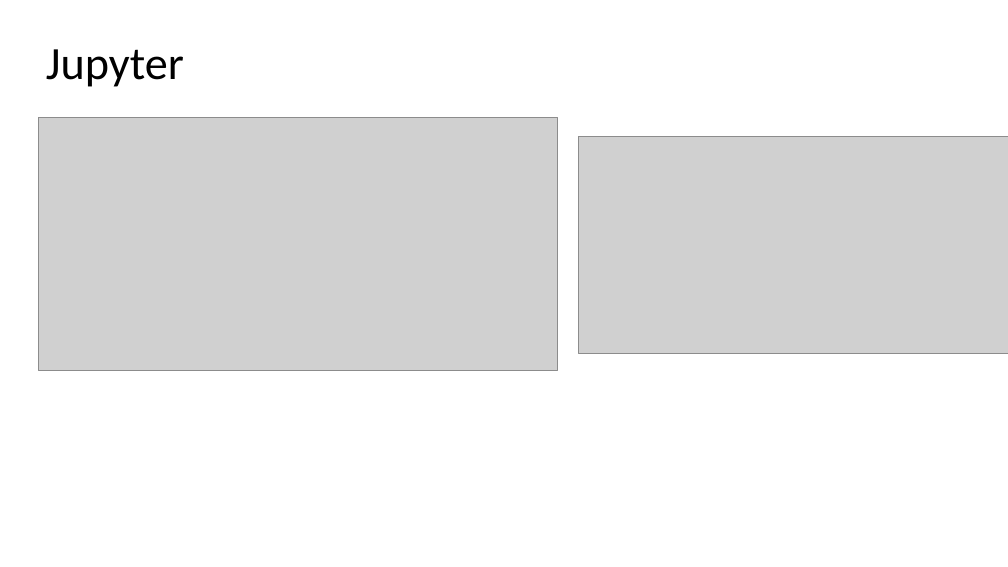
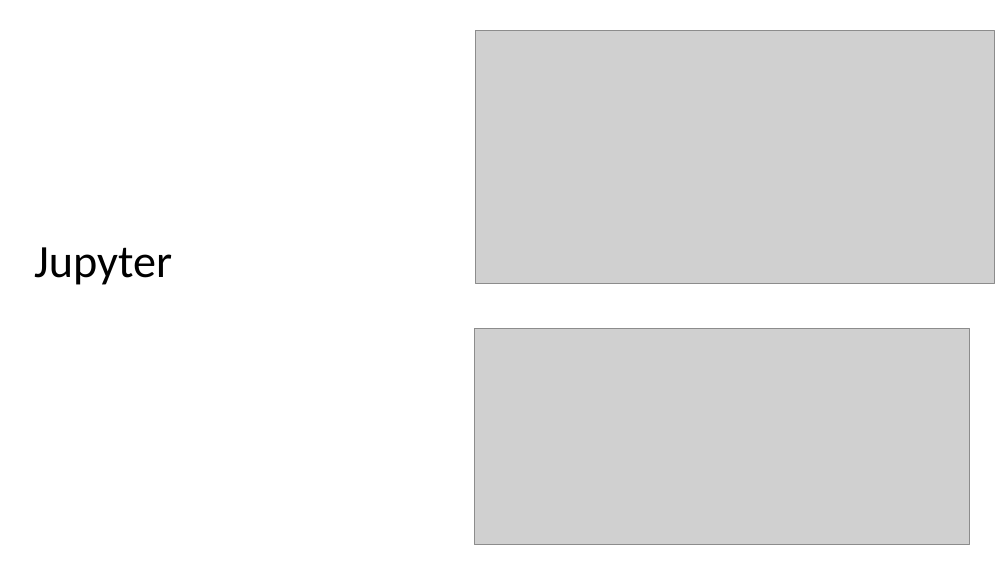
Before and after one commit to gprasad09/Apache-Spark-Cluster-Project, a slide deck: slide 16 of misc/ProjectReports-In progress/TermProject.pptx. Drawn at 1008x567 pixels with LibreOffice and Linux fonts; fonts in the diff are those of the drawing; grey boxes stand for pictures. Boxes give left, top, right and bottom in pixels: in the first picture for what was removed or moved away, otherwise in the second. Text is boxed around its words. In the diff, an @@ line names an element or a change of style, - is before the commit and + after.

```diff
--- a/misc/ProjectReports-In progress/TermProject.pptx
+++ b/misc/ProjectReports-In progress/TermProject.pptx
@@ picture: place and size @@
-picture at box(39, 117, 558, 371)
+picture at box(476, 30, 995, 284)
@@ title "Jupyter": place and size @@
-title "Jupyter" at box(46, 49, 184, 87)
+title "Jupyter" at box(34, 247, 172, 285)
@@ picture: place and size @@
-picture at box(578, 137, 1008, 354)
+picture at box(474, 328, 970, 545)
```
Also in this commit, not shown: 8 other slides changed.
